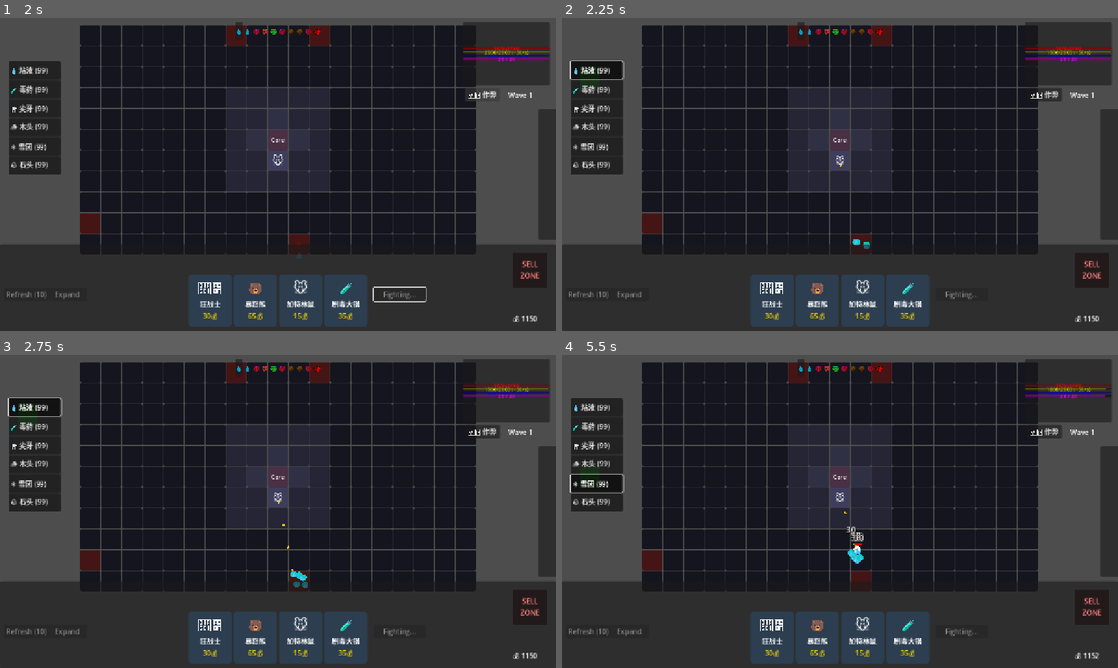
Above: before the commit, frames 1-4 (two rows, left to right).
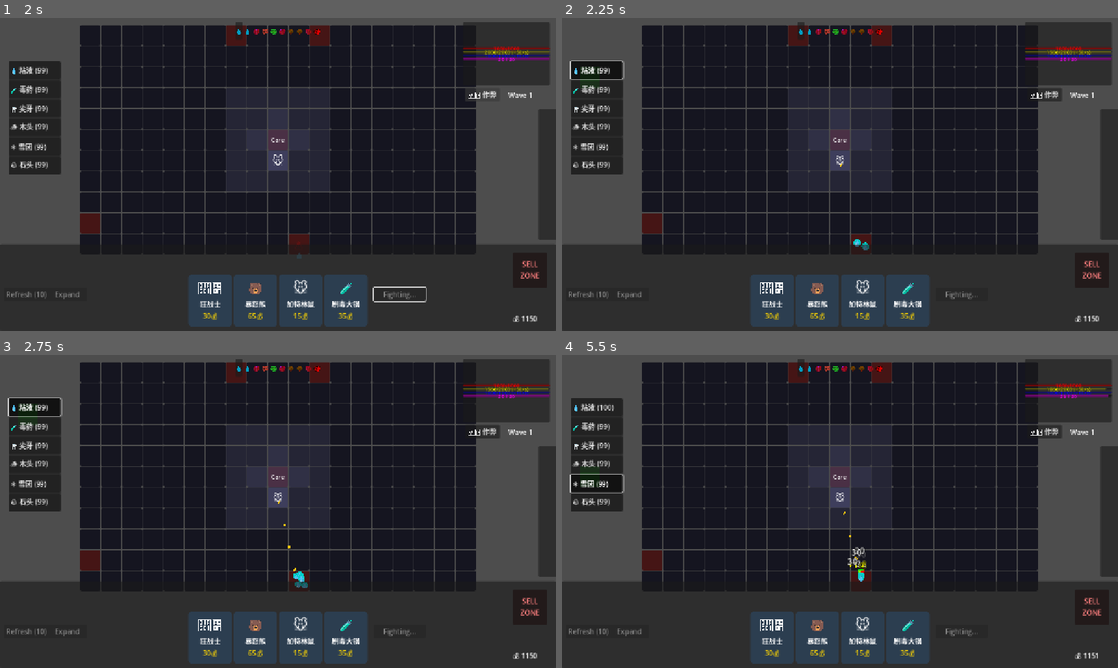
Above: after the commit, the same moments.

Repository: seekerzz/tower-html
Game: Godot game, scene res://src/Scenes/Game/MainGame.tscn
Two runs of this game, one before a commit and one after it. Both use one fixed random seed, a clock stepped at 60 frames per second and the inputs below. The project has no main scene, so this scene is started directly.
Inputs:
- Up to frame 1 (2 s): click "Start Wave" at 0.5 s; click "🛠️ 作弊" at 1.25 s
- Up to frame 2 (2.25 s): click "💧 粘液 (99)" at 2 s
- Up to frame 3 (2.75 s): no input
- Up to frame 4 (5.5 s): click "🧪 毒药 (99)" at 2.75 s; click "🦷 尖牙 (99)" at 3.5 s; click "🪵 木头 (99)" at 4.25 s; click "❄️ 雪团 (99)" at 5 s

Frame 1 is identical in both runs. In frame 2, less than 0.1% of the frame differs, in the area x 52-56%, y 70-75%; in frame 3, less than 0.1%; in frame 4, 0.4%, in the area x 6-99%, y 10-98%.

Commit message:
Fix GridManager pathfinding coordinate space issue
`get_nav_path` now correctly converts input global coordinates to local coordinates for AStar querying, and converts the resulting local path points back to global coordinates. This resolves the issue where pathfinding would fail or return incorrect paths when the `GridManager` had a non-zero global position.

Diff:
--- a/src/Scripts/GridManager.gd
+++ b/src/Scripts/GridManager.gd
@@ -231,13 +231,20 @@
 	obstacle_map.erase(node)
 
 func get_nav_path(start_pos: Vector2, end_pos: Vector2) -> PackedVector2Array:
-	var start_grid = Vector2i(round(start_pos.x / TILE_SIZE), round(start_pos.y / TILE_SIZE))
-	var end_grid = Vector2i(round(end_pos.x / TILE_SIZE), round(end_pos.y / TILE_SIZE))
+	var local_start = to_local(start_pos)
+	var local_end = to_local(end_pos)
+
+	var start_grid = Vector2i(round(local_start.x / TILE_SIZE), round(local_start.y / TILE_SIZE))
+	var end_grid = Vector2i(round(local_end.x / TILE_SIZE), round(local_end.y / TILE_SIZE))
 
 	if not astar_grid.is_in_boundsv(start_grid) or not astar_grid.is_in_boundsv(end_grid):
 		return PackedVector2Array()
 
-	return astar_grid.get_point_path(start_grid, end_grid)
+	var path = astar_grid.get_point_path(start_grid, end_grid)
+	var global_path = PackedVector2Array()
+	for point in path:
+		global_path.append(to_global(point))
+	return global_path
 
 func get_spawn_points() -> Array[Vector2]:
 	var points: Array[Vector2] = []
